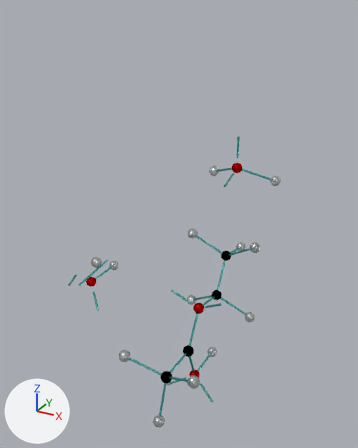
A saved change to the Blender file esterification III.blend.
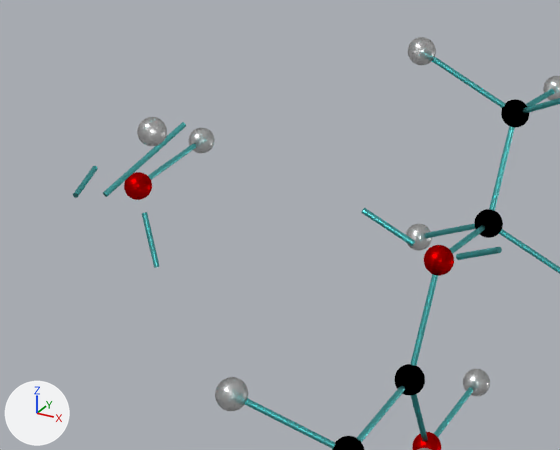
The first picture shows the older version from a 50 mm camera at (8.55, -17.44, 14.46) aimed at (-1.61, 1.04, 5.22). The close-ups show both versions on the part from 12% to 68% of the width and 48% to 84% of the height of that picture; other places that the commit changed are outside them. Arrows for +X, +Y and +Z are at lower left; the lights stay in place. Both versions are drawn at frame 700 of the action 'Oxygen.002Action.001'; the numbers are the values there.

The older version as bpy lines, for what is in view:
```python
ob_carbon_007 = bpy.data.objects.new('Carbon.007', me_sphere_009)
ob_carbon_007.location = (0.0, -1.0, 0.0)
ob_carbon_007.scale = (0.25, 0.25, 0.25)
ob_electronpair_015 = bpy.data.objects.new('Electronpair.015', me_cylinder_023)
ob_electronpair_015.location = (-5.94, 0.67, 1.63)
ob_electronpair_015.rotation_euler = (1.572, -0.524, 0.0)  # degrees (90, -30, 0)
ob_electronpair_015.scale = (0.05, 0.05, 1.0)
ob_electronpair_021 = bpy.data.objects.new('Electronpair.021', me_cylinder_025)
ob_electronpair_021.location = (-5.47, -0.67, 0.82)
ob_electronpair_021.rotation_euler = (-0.549, 0.293, 1.396)  # degrees (-31, 17, 80)
ob_electronpair_021.scale = (0.05, 0.05, 0.5)
ob_empty = bpy.data.objects.new('Empty', None)
ob_empty.location = (-5.943, -0.334, 1.633)
ob_empty.rotation_euler = (1.231, 1.571, 0.0)  # degrees (71, 90, 0)
ob_empty_001 = bpy.data.objects.new('Empty.001', None)
ob_empty_001.location = (-5.918, -0.334, 1.676)
ob_empty_001.rotation_euler = (1.231, -2.618, 0.0)  # degrees (71, -150, 0)
ob_hydrogen_005 = bpy.data.objects.new('Hydrogen.005', me_sphere_011)
ob_hydrogen_005.location = (-4.98, -1.0, 3.31)
ob_hydrogen_005.rotation_euler = (0.0, 0.0, 0.34)  # degrees (0, 0, 19)
ob_hydrogen_005.scale = (0.25, 0.25, 0.25)
ob_hydrogen_007 = bpy.data.objects.new('Hydrogen.007', me_sphere_012)
ob_hydrogen_007.location = (-5.94, 1.63, 1.64)
ob_hydrogen_007.rotation_euler = (6.285, 5.76, 0.0)  # degrees (360, 330, 0)
ob_hydrogen_007.scale = (0.25, 0.25, 0.25)
ob_oxygen_002 = bpy.data.objects.new('Oxygen.002', me_sphere_022)
ob_oxygen_002.location = (-5.94, -0.33, 1.63)
ob_oxygen_002.rotation_euler = (6.467, 5.76, 0.0)  # degrees (11, 330, 0)
ob_oxygen_002.scale = (0.25, 0.25, 0.25)
# also in view: 'Electronpair.008' at (-0.82, 2.72, 3.62); 'Hydrogen.004' at (-1.63, 2.45, 0.32); 'Carbon.001' at (0.0, 2.97, 3.1); 'Electronpair.017' at (-0.82, -3.33, 0.47); 'Hydrogen.010' at (-1.63, -3.67, 0.94)
```
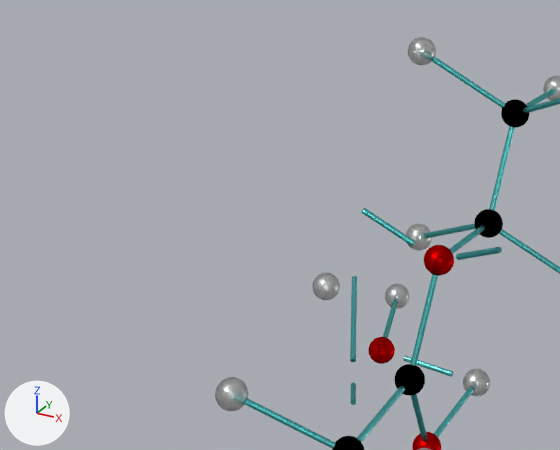
ob_empty is not drawn itself; it is the parent of ob_electronpair_020.
ob_empty_001 is not drawn itself; it is the parent of ob_electronpair_011.

Scene script edits in JSON lines:
```json
{"op": "set", "path": "ob_empty.location", "old": "(-5.943, -0.334, 1.633)", "new": "(-1.999, 1.668, -1.886)"}
{"op": "set", "path": "ob_empty.rotation_euler", "old": "(1.231, 1.571, 0.0)", "new": "(1.166, 0.542, 0.306)", "note": "degrees (71, 90, 0) -> degrees (67, 31, 18)"}
{"op": "set", "path": "ob_empty_001.location", "old": "(-5.918, -0.334, 1.676)", "new": "(-2.022, 1.662, -1.842)"}
{"op": "set", "path": "ob_empty_001.rotation_euler", "old": "(1.231, -2.618, 0.0)", "new": "(1.295, 2.639, 0.371)", "note": "degrees (71, -150, 0) -> degrees (74, 151, 21)"}
{"op": "set", "path": "ob_hydrogen_007.location", "old": "(-5.94, 1.63, 1.64)", "new": "(-2.66, 3.52, -2.0)"}
{"op": "set", "path": "ob_hydrogen_007.rotation_euler", "old": "(6.285, 5.76, 0.0)", "new": "(-0.108, -1.025, 0.433)", "note": "degrees (360, 330, 0) -> degrees (-6.2, -59, 25)"}
{"op": "set", "path": "ob_electronpair_021.location", "old": "(-5.47, -0.67, 0.82)", "new": "(-1.0, 1.67, -1.89)"}
{"op": "set", "path": "ob_electronpair_021.rotation_euler", "old": "(-0.549, 0.293, 1.396)", "new": "(-1.571, 0.0594, 1.571)", "note": "degrees (-31, 17, 80) -> degrees (-90, 3.4, 90)"}
{"op": "set", "path": "ob_electronpair_015.location", "old": "(-5.94, 0.67, 1.63)", "new": "(-2.33, 2.61, -1.94)"}
{"op": "set", "path": "ob_electronpair_015.rotation_euler", "old": "(1.572, -0.524, 0.0)", "new": "(0.341, -1.511, 1.571)", "note": "degrees (90, -30, 0) -> degrees (20, -87, 90)"}
{"op": "set", "path": "ob_oxygen_002.location", "old": "(-5.94, -0.33, 1.63)", "new": "(-2.0, 1.67, -1.89)"}
{"op": "set", "path": "ob_oxygen_002.rotation_euler", "old": "(6.467, 5.76, 0.0)", "new": "(-0.108, -1.025, 0.433)", "note": "degrees (11, 330, 0) -> degrees (-6.2, -59, 25)"}
{"op": "set", "path": "ob_hydrogen_005.location", "old": "(-4.98, -1.0, 3.31)", "new": "(-2.69, 0.82, -0.16)"}
{"op": "set", "path": "ob_hydrogen_005.rotation_euler", "old": "(0.0, 0.0, 0.34)", "new": "(-0.108, -1.025, 0.433)", "note": "degrees (0, 0, 19) -> degrees (-6.2, -59, 25)"}
```

Changed parts and their boxes [x1, y1, x2, y2] in the close-ups (560 x 450 px):
```json
{"object": "Hydrogen.005", "change": "moved, turned", "before": [137, 117, 167, 146], "after": [312, 273, 340, 300]}
{"object": "Oxygen.002", "change": "moved, turned", "before": [124, 172, 152, 200], "after": [368, 337, 395, 364]}
{"object": "Electronpair.011", "change": "moved, turned", "before": [103, 122, 186, 197], "after": [350, 276, 357, 362]}
{"object": "Hydrogen.007", "change": "moved, turned", "before": [189, 128, 215, 153], "after": [385, 284, 409, 309]}
{"object": "Electronpair.021", "change": "moved, turned", "before": [142, 212, 159, 268], "after": [403, 356, 453, 377]}
{"object": "Electronpair.015", "change": "moved, turned", "before": [148, 144, 196, 180], "after": [383, 300, 398, 338]}
{"object": "Electronpair.020", "change": "moved, turned", "before": [73, 166, 98, 198], "after": [350, 383, 356, 405]}
```
